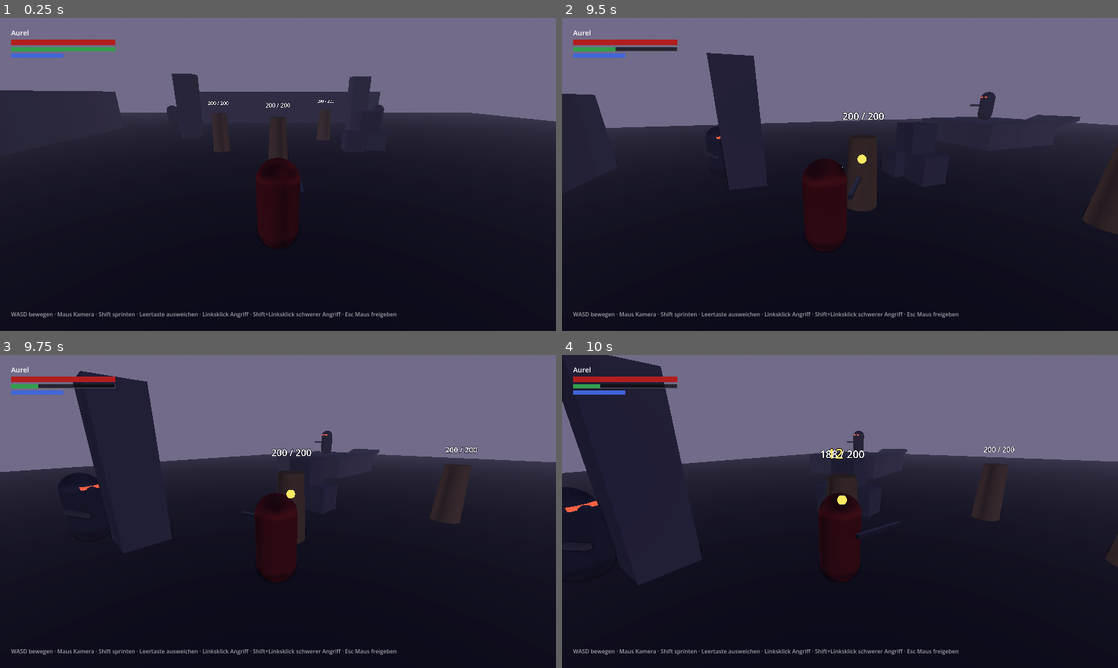
Above: before the commit, frames 1-4 (two rows, left to right).
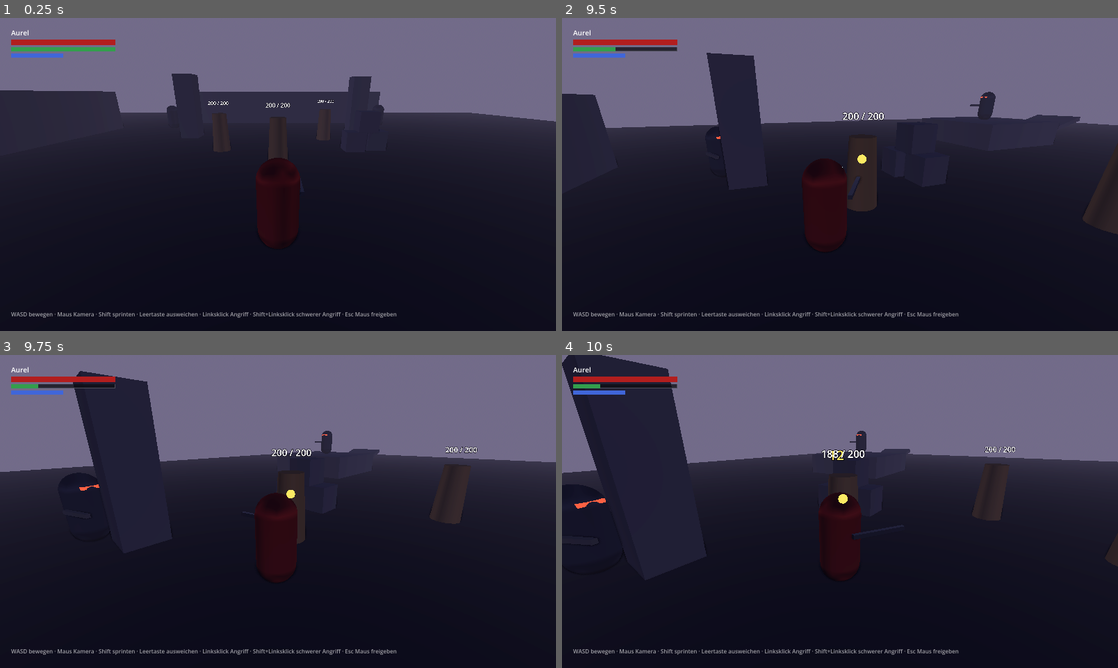
Above: after the commit, the same moments.

Repository: Aurelvonwatzdorf/nr1
Game: Godot game, scene res://scenes/levels/test_arena.tscn
Same seed, same stepped clock (60 frames per second), same inputs: the game is played once before the commit and once after it.
Inputs (mouse positions are in pixels of both pictures, inside the frame that each line leads up to):
- Up to frame 1 (0.25 s): no input
- Up to frame 2 (9.5 s): tap Enter at 0.5, 4.25 s; move the mouse to (867, 174) at 0.52 s; hold W (move_forward) 0.53-5.78 s; click (867, 174) at 0.6 s; move the mouse to (812, 174) at 1.27 s; tap Space (dodge) at 1.35, 3.5, 4.35, 5.75, 7.35 s; move the mouse to (851, 168) at 2.02 s; tap Middle mouse button (lock_on) at 2.1, 5.1, 8.1 s; move the mouse to (834, 180) at 2.77 s; tap Shift (sprint) at 2.85, 5.85, 8.85 s; move the mouse to (878, 177) at 3.52 s; click (878, 177) at 3.6 s; move the mouse to (795, 171) at 4.27 s; move the mouse to (845, 174) at 5.02 s; move the mouse to (817, 168) at 5.77 s; hold D (move_right) 5.78-6.53 s; move the mouse to (867, 174) at 6.52 s; hold W (move_forward) 6.53-8.78 s; click (867, 174) at 6.6 s; move the mouse to (812, 174) at 7.27 s; move the mouse to (851, 168) at 8.02 s; move the mouse to (834, 180) at 8.77 s; hold A (move_left) from 8.78 s (still down)
- Up to frame 3 (9.75 s): move the mouse to (316, 514) at 9.52 s; release A (move_left) at 9.53 s; hold W (move_forward) from 9.53 s (still down); click (316, 514) at 9.6 s
- Up to frame 4 (10 s): keep holding W (move_forward)

Frames 1-3 are identical in both runs. In frame 4, 1.5% of the frame differs, in the area x 0-100%, y 0-73%.

Commit message:
M2 step 3: hit feedback with hitstop and camera shake
HitStop briefly slows time on hits (stronger for heavy hits and when the
player is hit); the camera rig shakes via EventBus.camera_shake_requested
using a decaying trauma value that also runs during hitstop.

Co-Authored-By: Claude Opus 5.5 <noreply@anthropic.com>
Claude-Session: https://claude.ai/code/session_01RjnwZ2TtYogGPE8DCJukRJ

Diff:
--- /dev/null
+++ b/game/scripts/combat/hit_stop.gd
@@ -0,0 +1,21 @@
+class_name HitStop
+## Hitstop: friert das Spiel bei einem Treffer für einen Augenblick fast ein.
+## Das lässt Treffer „wuchtig“ wirken. Aufruf: `HitStop.apply(0.06)`.
+
+## Zum Abschalten (z. B. in Tests oder in den Optionen).
+static var enabled: bool = true
+## Zählt Aufrufe. Nur der jeweils letzte stellt die Zeit wieder her.
+static var _generation: int = 0
+
+
+static func apply(duration: float, time_scale: float = 0.05) -> void:
+	if not enabled or duration <= 0.0:
+		return
+	var tree := Engine.get_main_loop() as SceneTree
+	_generation += 1
+	var my_generation := _generation
+	Engine.time_scale = time_scale
+	# Echte Zeit abwarten (ignore_time_scale = true), nicht die verlangsamte.
+	await tree.create_timer(duration, true, false, true).timeout
+	if my_generation == _generation:
+		Engine.time_scale = 1.0
--- a/game/scripts/player/camera_rig.gd
+++ b/game/scripts/player/camera_rig.gd
@@ -12,6 +12,10 @@
 @export_range(0.0, 89.0) var max_pitch_degrees: float = 35.0
 ## Wie schnell die Kamera beim Lock-on zum Ziel schwenkt.
 @export var lock_on_turn_speed: float = 8.0
+## Maximale Verschiebung beim Kamerawackeln (Meter).
+@export var max_shake_offset: float = 0.35
+## Wie schnell das Wackeln abklingt (pro Sekunde).
+@export var shake_decay: float = 2.5
 ## Augenhöhe über dem Fuß der Figur.
 @export var height_offset: float = 1.5
 @export var follow_speed: float = 14.0
@@ -28,6 +32,9 @@
 var _lock_target: Node3D
 var _yaw: float = 0.0
 var _pitch: float = deg_to_rad(-20.0)
+## Aktuelle Wackelstärke 0 bis 1 („Trauma“).
+var _trauma: float = 0.0
+var _shake_time: float = 0.0
 
 
 func _ready() -> void:
@@ -40,6 +47,7 @@
 	_yaw = _target.global_rotation.y
 	global_position = _target.global_position + Vector3.UP * height_offset
 	set_capturing(true)
+	EventBus.camera_shake_requested.connect(shake)
 
 
 func _unhandled_input(event: InputEvent) -> void:
@@ -73,6 +81,22 @@
 
 	var target_position := _target.get_global_transform_interpolated().origin + Vector3.UP * height_offset
 	global_position = global_position.lerp(target_position, 1.0 - exp(-follow_speed * delta))
+	_update_shake(delta)
+
+
+## Kamera wackeln lassen. Mehrere Aufrufe addieren sich (max. 1).
+func shake(strength: float) -> void:
+	_trauma = minf(_trauma + strength, 1.0)
+
+
+func _update_shake(delta: float) -> void:
+	# Echte Zeit nutzen, damit das Wackeln auch während des Hitstops läuft.
+	var real_delta := delta / maxf(Engine.time_scale, 0.001)
+	_trauma = maxf(_trauma - shake_decay * real_delta, 0.0)
+	_shake_time += real_delta
+	var amount := _trauma * _trauma * max_shake_offset
+	camera.h_offset = sin(_shake_time * 47.0) * amount
+	camera.v_offset = cos(_shake_time * 39.0) * amount
 
 
 ## Drehung links/rechts als Basis, um Eingaben relativ zur Kamera umzurechnen.
--- a/game/scripts/player/player.gd
+++ b/game/scripts/player/player.gd
@@ -34,6 +34,7 @@
 	health.died.connect(_on_died)
 	hurtbox.hit_received.connect(_on_hit_received)
 	lock_on.target_changed.connect(camera_rig.set_lock_target)
+	hitbox.hit_landed.connect(_on_hit_landed)
 	state_machine.start(self)
 	EventBus.player_spawned.emit(self)
 
@@ -138,7 +139,16 @@
 	if health.is_dead or result != Hurtbox.Result.HIT:
 		return
 	last_hit = hit
+	EventBus.camera_shake_requested.emit(0.5)
+	HitStop.apply(0.08)
 	state_machine.transition_to(&"hurt")
+
+
+## Eigener Treffer: kurzer Hitstop und leichtes Wackeln, stärker bei viel Schaden.
+func _on_hit_landed(_target: Hurtbox, hit: HitData, _result: Hurtbox.Result) -> void:
+	var heavy := hit.damage >= 20.0
+	HitStop.apply(0.09 if heavy else 0.05)
+	EventBus.camera_shake_requested.emit(0.3 if heavy else 0.15)
 
 
 func _on_died() -> void:
--- a/game/scripts/systems/event_bus.gd
+++ b/game/scripts/systems/event_bus.gd
@@ -11,6 +11,8 @@
 signal player_died(player: Player)
 ## Die Spielfigur wurde am Checkpoint wiederbelebt.
 signal player_respawned(player: Player)
+## Die Kamera soll wackeln (0.0 bis 1.0, 1 = sehr stark).
+signal camera_shake_requested(strength: float)
 ## Irgendein Ziel hat Schaden genommen (z. B. für Statistiken oder Tutorials).
 signal damage_dealt(target: Node, amount: float)
 ## Ein Gegner wurde besiegt.
--- a/game/tests/smoke_test.gd
+++ b/game/tests/smoke_test.gd
@@ -11,6 +11,8 @@
 
 
 func _ready() -> void:
+	# Hitstop verlangsamt die Zeit, das würde die Frame-Zählung im Test verfälschen.
+	HitStop.enabled = false
 	_run.call_deferred()
 
 
@@ -114,6 +116,14 @@
 	player.global_position = Vector3(0.0, 0.05, 2.0)
 	await _frames(5)
 
+	# Hitstop: verlangsamt kurz und stellt die Zeit wieder her
+	HitStop.enabled = true
+	HitStop.apply(0.05)
+	_check(Engine.time_scale < 1.0, "Hitstop verlangsamt die Zeit")
+	await get_tree().create_timer(0.1, true, false, true).timeout
+	_check(is_equal_approx(Engine.time_scale, 1.0), "Nach dem Hitstop läuft die Zeit normal")
+	HitStop.enabled = false
+
 	# Lock-on: nächstes Ziel vor der Kamera, zweiter Druck löst
 	await _tap(&"lock_on")
 	_check(player.get_lock_target() == dummy, "Lock-on wählt die Puppe direkt vor der Kamera")
Not shown, added: game/scripts/combat/hit_stop.gd.uid
